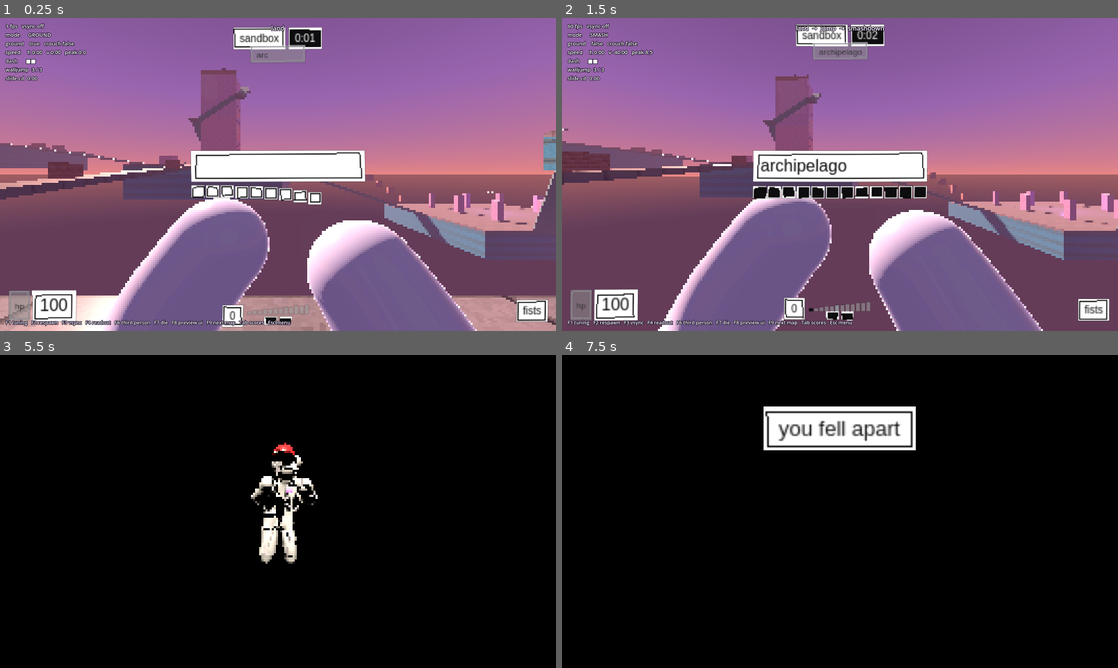
Above: before the commit, frames 1-4 (two rows, left to right).
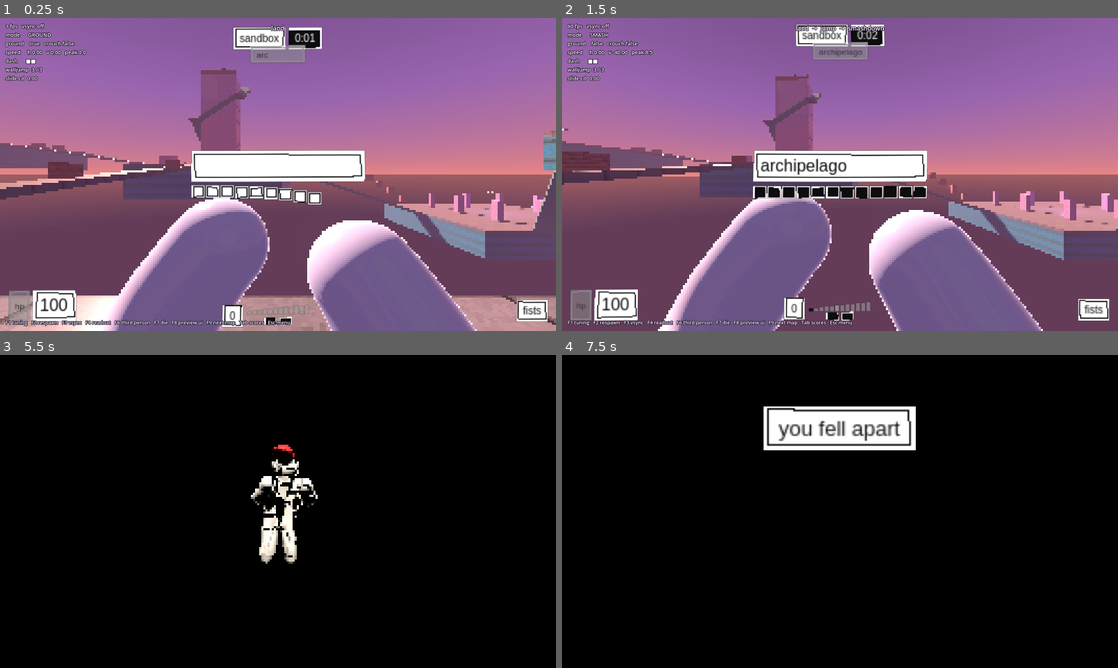
Above: after the commit, the same moments.

Repository: shrimpsooup2/xpl
Game: Godot game, scene res://scenes/maps/archipelago.tscn
Same seed, same stepped clock (60 frames per second), same inputs: the game is played once before the commit and once after it. This scene is started directly instead of the project's main scene.
Inputs (mouse positions are in pixels of both pictures, inside the frame that each line leads up to):
- Up to frame 1 (0.25 s): no input
- Up to frame 2 (1.5 s): move the mouse to (867, 174) at 0.52 s; hold Right mouse button (alt_fire) 0.53-1.28 s; hold W (move_forward) from 0.53 s (still down); click (867, 174) at 0.67 s; tap Space (jump) at 0.77 s; move the mouse to (812, 174) at 1.27 s; tap Ctrl (crouch) at 1.35 s
- Up to frame 3 (5.5 s): keep holding W (move_forward); tap Space (jump) at 1.52, 3.02, 3.77, 4.52 s; move the mouse to (289, 505) at 2.02 s; hold Shift (dash) 2.03-2.78 s; move the mouse to (272, 517) at 2.77 s; click (272, 517) at 2.85 s; move the mouse to (316, 514) at 3.52 s; hold E (interact) 3.53-4.28 s; tap F7 (debug_die) at 4.15 s; move the mouse to (233, 508) at 4.27 s; tap Tab (scoreboard) at 4.35 s; move the mouse to (283, 511) at 5.02 s; hold Q (throw_weapon) from 5.03 s (still down); click (283, 511) at 5.17 s
- Up to frame 4 (7.5 s): move the mouse to (817, 505) at 5.77 s; release W (move_forward) at 5.78 s; release Q (throw_weapon) at 5.78 s; hold D (move_right) 5.78-6.53 s; tap G (use_throwable) at 5.85 s; tap Space (jump) at 6.02, 6.77 s; move the mouse to (867, 511) at 6.52 s; hold 2 (weapon_fists) 6.53-7.28 s; hold W (move_forward) from 6.53 s (still down); move the mouse to (812, 511) at 7.27 s; tap 1 (weapon_primary) at 7.35 s; click (812, 511) at 7.42 s

The runs differ from the first frame. In frame 1, 1.3% of the frame differs, in the area x 1-99%, y 3-99%; in frame 2, 1.4%, in the area x 1-99%, y 2-97%; in frame 3, 0.3%; in frame 4, 0.8%.

Commit message:
The heart becomes a tiny CRT set into the chest
The plain pink sphere is replaced by a small rounded dark TV (about
12 x 10 cm) whose bulging glass glows heart pink, with scanlines and a
pixel heart beating on it (lub-dub). A screen can show things, so it
does:

- the beat: 72 bpm at rest, up to 140 at full speed, racing toward 190
  below 35% health; each thump swells the pixel heart and brightens the
  glass, so the pulse reads even when the set is a few pixels wide;
- a hit tears the picture and it snows; near death it rolls;
- a heartshot switches the set off: the picture squashes to a white-hot
  line, then a dot, then black, and the glass cracks;
- any other death loses the signal to static;
- the set itself pops out of the crumbling body and bounces, still
  showing its ending, and goes back in the chest on respawn.

The hit sphere is unchanged and centred on the set; all the glass that
glows lies inside it seen from the front. The set casts no shadow. It
uses its own ShaderMaterial (no instance uniforms). Dummies' hearts work
the same. Online, clients now take other players' health from the
snapshots (for their hearts), and a client remembers a hit was a
heartshot so the death the server sends next ends the heart right.

Tests: the heart ends the way it died (switched off by a heartshot, the
signal lost otherwise, back on when reassembled), its glass lies inside
the hit sphere, and the beat quickens with speed and races near death.
GDD 1.9 (new 6.4, and 6.1, 6.3, 10.5, 11.3, 11.4).

Co-Authored-By: Claude Opus 5.5 <noreply@anthropic.com>
Claude-Session: https://claude.ai/code/session_01Tj9HxZHYVTVMQ6X4MXNMBu

Diff:
--- a/src/combat/target_dummy.gd
+++ b/src/combat/target_dummy.gd
@@ -84,6 +84,7 @@
 	_bar_shown = move_toward(_bar_shown, 1.0 if health < MAX_HEALTH and not dead else 0.0, delta * 6.0)
 	_bar.visible = _bar_shown > 0.01
 	_bar_fill.scale.x = maxf(health / MAX_HEALTH, 0.001)
+	model.set_health(health / MAX_HEALTH)
 	_bar_fill.position.x = -BAR_WIDTH * 0.5 * (1.0 - _bar_fill.scale.x)
 	var cam := get_viewport().get_camera_3d()
 	if cam and _bar.visible:
@@ -148,6 +149,7 @@
 	_body.process_mode = Node.PROCESS_MODE_DISABLED
 	var attacker: Node3D = hit.get("attacker")
 	var look_from: Vector3 = attacker.global_position if attacker else global_position - (hit.direction as Vector3) * 3.0
+	model.heart_stops(heartshot)
 	model.fall_apart(false, look_from)
 	killed.emit(heartshot)
 	var t := create_tween()
--- a/src/net/puppet.gd
+++ b/src/net/puppet.gd
@@ -58,6 +58,7 @@
 	var ea: Dictionary = a[1]
 	var eb: Dictionary = b[1]
 	var near: Dictionary = eb if t > 0.5 else ea
+	player.health = near.health  # For its heart; the HUD only shows your own.
 	player.apply_puppet((ea.position as Vector3).lerp(eb.position, t), (ea.velocity as Vector3).lerp(eb.velocity, t),
 			lerp_angle(ea.yaw, eb.yaw, t), lerpf(ea.pitch, eb.pitch, t), near.mode, near.flags)
 	while _snaps.size() > 2 and _snaps[1][0] <= _clock:
--- /dev/null
+++ b/src/player/heart_screen.gd
@@ -0,0 +1,175 @@
+class_name HeartScreen
+extends Node3D
+## The heart (GDD §6): a tiny CRT set into the chest, its screen glowing
+## heart pink with a pixel heart beating on it. The beat speeds up with speed
+## and races near death; a hit tears the picture and it snows; near death
+## the picture rolls. Death ends it one of two ways: an ordinary one loses
+## the signal to static, a heartshot switches the set off (the picture
+## collapses to a white-hot line, then a dot, then black) and cracks the
+## glass.
+##
+## Its origin is the heart's hit centre (HitShapes), and the glass fits
+## inside that sphere, so what glows is what counts.
+
+## The set: a rounded box, and the glass on its face.
+const SIZE := Vector3(0.12, 0.096, 0.05)
+const GLASS := Vector2(0.094, 0.0735)
+const CASING_COLOR := Color(0.1, 0.1, 0.12)
+## The set sits this far out from the hit centre, proud of the chest.
+const STAND_OUT := 0.012
+const SHADER := preload("res://src/render/heart_screen.gdshader")
+## Beats per minute: at rest, flat out, and near death.
+const BPM_REST := 72.0
+const BPM_FAST := 140.0
+const BPM_DYING := 190.0
+## Speed (m/s) that counts as flat out, and health below which it races.
+const FAST_SPEED := 14.0
+const DYING_BELOW := 0.35
+const HURT_TIME := 0.35
+const SWITCH_OFF_TIME := 0.45
+const SIGNAL_LOSS_TIME := 0.6
+
+## Its owner's health (0..1) and speed (m/s), kept up to date by the
+## PlayerModel (set_health, animate_movement).
+var health := 1.0
+var speed := 0.0
+var casing: MeshInstance3D
+var screen: MeshInstance3D
+var material: ShaderMaterial
+
+var _phase := 0.0
+var _hurt := 0.0
+## -1 while on; then 0..1 switching off (a heartshot), or losing the signal.
+var _off := -1.0
+var _lost := -1.0
+
+## Shared by every set; the screen's material is each set's own.
+static var _casing_mesh: ArrayMesh
+static var _plastic: StandardMaterial3D
+
+
+func _ready() -> void:
+	casing = MeshInstance3D.new()
+	casing.name = "Casing"
+	casing.mesh = casing_mesh()
+	if _plastic == null:
+		_plastic = StandardMaterial3D.new()
+		_plastic.albedo_color = CASING_COLOR
+		_plastic.roughness = 0.15
+		_plastic.metallic_specular = 0.8
+		_plastic.rim_enabled = true
+		_plastic.rim = 0.2
+	casing.material_override = _plastic
+	casing.cast_shadow = GeometryInstance3D.SHADOW_CASTING_SETTING_OFF
+	casing.position.z = STAND_OUT
+	add_child(casing)
+
+	material = ShaderMaterial.new()
+	material.shader = SHADER
+	material.set_shader_parameter(&"seed", randf())
+	material.set_shader_parameter(&"aspect", GLASS.x / GLASS.y)
+	var quad := QuadMesh.new()
+	quad.size = GLASS
+	screen = MeshInstance3D.new()
+	screen.name = "Screen"
+	screen.mesh = quad
+	screen.material_override = material
+	screen.position.z = STAND_OUT + SIZE.z * 0.5 + 0.0015  # Just proud of the face.
+	screen.cast_shadow = GeometryInstance3D.SHADOW_CASTING_SETTING_OFF
+	add_child(screen)
+	revive()
+
+
+func _process(delta: float) -> void:
+	var fast := clampf(speed / FAST_SPEED, 0.0, 1.0)
+	var bpm := lerpf(BPM_REST, BPM_FAST, fast)
+	if health < DYING_BELOW:
+		bpm = lerpf(bpm, BPM_DYING, 1.0 - health / DYING_BELOW)
+	if _off < 0.0 and _lost < 0.0:
+		_phase = fmod(_phase + delta * bpm / 60.0, 1.0)
+	_hurt = maxf(_hurt - delta / HURT_TIME, 0.0)
+	if _off >= 0.0:
+		_off = minf(_off + delta / SWITCH_OFF_TIME, 1.0)
+	if _lost >= 0.0:
+		_lost = minf(_lost + delta / SIGNAL_LOSS_TIME, 1.0)
+	material.set_shader_parameter(&"beat_phase", _phase if _off < 0.0 and _lost < 0.0 else 0.5)
+	material.set_shader_parameter(&"health", health)
+	material.set_shader_parameter(&"hurt", _hurt)
+	material.set_shader_parameter(&"off", maxf(_off, 0.0))
+	material.set_shader_parameter(&"lost", maxf(_lost, 0.0))
+
+
+## A hit: the picture tears and snows for a moment.
+func hurt() -> void:
+	_hurt = 1.0
+
+
+## Its owner died: through the heart it switches off and the glass cracks;
+## otherwise the signal's lost.
+func stop(heartshot: bool) -> void:
+	if _off >= 0.0 or _lost >= 0.0:
+		return
+	if heartshot:
+		_off = 0.0
+		material.set_shader_parameter(&"crack", 1.0)
+	else:
+		_lost = 0.0
+
+
+## Back on, beating, the glass whole.
+func revive() -> void:
+	_off = -1.0
+	_lost = -1.0
+	_hurt = 0.0
+	health = 1.0
+	_phase = randf()
+	material.set_shader_parameter(&"crack", 0.0)
+	material.set_shader_parameter(&"seed", randf())
+
+
+## &"on", &"off" (switched off by a heartshot) or &"lost" (the signal lost).
+func ending() -> StringName:
+	if _off >= 0.0:
+		return &"off"
+	return &"lost" if _lost >= 0.0 else &"on"
+
+
+## Where it is in the current beat (0..1).
+func beat() -> float:
+	return _phase
+
+
+## A rounded box (a superellipsoid), shared by every set.
+static func casing_mesh() -> ArrayMesh:
+	if _casing_mesh:
+		return _casing_mesh
+	const RINGS := 12
+	const SEGMENTS := 24
+	const ROUND := 0.28  # 1: an ellipsoid; toward 0: a box.
+	var half := SIZE * 0.5
+	var st := SurfaceTool.new()
+	st.begin(Mesh.PRIMITIVE_TRIANGLES)
+	var point := func(eta: float, omega: float) -> Vector3:
+		var ce := _signed_pow(cos(eta), ROUND)
+		return Vector3(half.x * ce * _signed_pow(cos(omega), ROUND), half.y * _signed_pow(sin(eta), ROUND),
+				half.z * ce * _signed_pow(sin(omega), ROUND))
+	for r in RINGS:
+		var e0 := -PI * 0.5 + PI * r / RINGS
+		var e1 := -PI * 0.5 + PI * (r + 1) / RINGS
+		for s in SEGMENTS:
+			var o0 := TAU * s / SEGMENTS
+			var o1 := TAU * (s + 1) / SEGMENTS
+			var a: Vector3 = point.call(e0, o0)
+			var b: Vector3 = point.call(e0, o1)
+			var c: Vector3 = point.call(e1, o1)
+			var d: Vector3 = point.call(e1, o0)
+			for v: Vector3 in [a, c, b, a, d, c]:
+				st.add_vertex(v)
+	st.index()
+	st.generate_normals()
+	_casing_mesh = st.commit()
+	return _casing_mesh
+
+
+static func _signed_pow(x: float, e: float) -> float:
+	return signf(x) * pow(absf(x), e)
--- a/src/player/player.gd
+++ b/src/player/player.gd
@@ -315,6 +315,8 @@
 func show_hurt(new_health: float, amount: float, point: Vector3, direction: Vector3, zone: StringName, part: StringName,
 		heartshot: bool, numbers := false) -> void:
 	health = new_health
+	# So a death the server sends next knows how it went (the heart's ending).
+	_last_hit = {"attacker": null, "weapon": null, "heartshot": heartshot, "time": Time.get_ticks_msec()}
 	health_changed.emit(health)
 	if numbers:
 		DamageNumber.add(get_parent(), self, point, amount, &"heart" if heartshot else zone)
@@ -414,6 +416,7 @@
 	model.visible = true
 	if viewmodel:
 		viewmodel.visible = false
+	model.heart_stops(info.heartshot)
 	killed.emit(info)
 	died.emit()
 	if death:
@@ -570,6 +573,7 @@
 	var pos := _prev_position.lerp(_curr_position, f) + _correction
 	model.follow(pos, yaw)
 	model.animate_movement(state, velocity)
+	model.set_health(health / max_health)
 	model.aim(pitch, weapons.current.is_fists())
 
 	var smooth := v.camera_smoothing
--- a/src/player/player_model.gd
+++ b/src/player/player_model.gd
@@ -84,7 +84,9 @@
 var anim: AnimationPlayer
 var skeleton: Skeleton3D
 var body: MeshInstance3D
-var heart: MeshInstance3D
+## The heart: a tiny CRT in the chest (HeartScreen). Its origin is the
+## heart's hit centre.
+var heart: HeartScreen
 var layers: BodyLayers
 var hits: HitShapes
 ## The weapon in its hands (third person), or null.
@@ -106,7 +108,8 @@
 var _fall_tween: Tween
 var _body_material := StandardMaterial3D.new()
 var _cut_material := StandardMaterial3D.new()
-var _heart_material := StandardMaterial3D.new()
+var _heart_mount: BoneAttachment3D
+var _heart_rest := Transform3D.IDENTITY
 var _fragment_physics := PhysicsMaterial.new()
 var _aim_pitch := 0.0
 var _aim_yaw := 0.0
@@ -135,10 +138,6 @@
 	_body_material.rim = 0.3
 	_cut_material.albedo_color = CUT_COLOR
 	_cut_material.roughness = 0.6
-	_heart_material.albedo_color = HEART_COLOR
-	_heart_material.emission_enabled = true
-	_heart_material.emission = HEART_COLOR
-	_heart_material.emission_energy_multiplier = 2.5
 	_fragment_physics.bounce = 0.25
 	_fragment_physics.friction = 0.9
 
@@ -177,6 +176,7 @@
 	if _falling:
 		return
 	var speed := Vector2(velocity.x, velocity.z).length()
+	heart.speed = speed
 	var clip := ANIM_IDLE
 	var rate := 1.0
 	match state.mode:
@@ -335,6 +335,7 @@
 func react_to_hit(part: StringName, point: Vector3, direction: Vector3, strength: float) -> void:
 	if _falling:
 		return
+	heart.hurt()
 	var s := clampf(sqrt(maxf(strength, 0.0)), 0.35, 1.4)
 	var dir := direction.normalized()
 	var clip_weight := clampf(0.45 + s * 0.4, 0.0, 1.0)
@@ -510,13 +511,19 @@
 	if _fall_tween:
 		_fall_tween.kill()
 		_fall_tween = null
+	if heart.get_parent() != _heart_mount:
+		heart.reparent(_heart_mount, false)  # Before the fragment carrying it goes.
 	for f in _fragments:
 		if is_instance_valid(f):
 			f.queue_free()
 	_fragments.clear()
 	_rig.position = Vector3.ZERO
 	body.visible = true
+	if heart.get_parent() != _heart_mount:
+		heart.reparent(_heart_mount, false)  # Out of the fragment that carried it.
+	heart.transform = _heart_rest
 	heart.visible = true
+	heart.revive()
 	_falling = false
 	anim.speed_scale = 1.0
 	anim.play(ANIM_IDLE)
@@ -642,7 +649,18 @@
 	_pop_hat(look_from)
 
 
-## The heart pops out and bounces toward whoever is watching.
+## Its owner's health (0..1), for the heart's beat and picture.
+func set_health(fraction: float) -> void:
+	heart.health = clampf(fraction, 0.0, 1.0)
+
+
+## Its owner died: the heart switches off (a heartshot) or loses its signal.
+func heart_stops(heartshot: bool) -> void:
+	heart.stop(heartshot)
+
+
+## The heart pops out and bounces toward whoever is watching, still showing
+## how it ended.
 func _pop_heart(look_from: Vector3) -> void:
 	var toward := look_from - heart.global_position
 	toward.y = 0.0
@@ -654,19 +672,15 @@
 	piece.physics_material_override.bounce = 0.6
 	piece.mass = 0.2
 	var col := CollisionShape3D.new()
-	var sphere := SphereShape3D.new()
-	sphere.radius = BodyShape.HEART_RADIUS
-	col.shape = sphere
+	var box := BoxShape3D.new()
+	box.size = HeartScreen.SIZE
+	col.shape = box
 	piece.add_child(col)
-	var mi := MeshInstance3D.new()
-	mi.mesh = heart.mesh
-	mi.material_override = _heart_material
-	piece.add_child(mi)
 	_fragment_parent().add_child(piece)
-	piece.global_position = heart.global_position
+	piece.global_transform = heart.global_transform
+	heart.reparent(piece, true)
 	piece.linear_velocity = toward * 2.4 + Vector3.UP * 3.8
 	piece.angular_velocity = Vector3(randf(), randf(), randf()) * 6.0
-	heart.visible = false
 	_fragments.append(piece)
 
 
@@ -689,21 +703,15 @@
 func _build_heart() -> void:
 	var bone := skeleton.find_bone(BodyShape.HEART_BONE)
 	var rest := skeleton.get_bone_global_rest(bone)
-	var attach := BoneAttachment3D.new()
-	attach.bone_name = BodyShape.HEART_BONE
-	skeleton.add_child(attach)
-	var sphere := SphereMesh.new()
-	sphere.radius = BodyShape.HEART_RADIUS
-	sphere.height = BodyShape.HEART_RADIUS * 2.0
-	sphere.radial_segments = 12
-	sphere.rings = 6
-	heart = MeshInstance3D.new()
+	_heart_mount = BoneAttachment3D.new()
+	_heart_mount.name = "HeartMount"
+	_heart_mount.bone_name = BodyShape.HEART_BONE
+	skeleton.add_child(_heart_mount)
+	heart = HeartScreen.new()
 	heart.name = "Heart"
-	heart.mesh = sphere
-	heart.material_override = _heart_material
-	var xform := Transform3D(Basis.from_scale(Vector3(1.0, 1.0, 0.8)), rest.origin + BodyShape.HEART_OFFSET)
-	heart.transform = rest.affine_inverse() * xform
-	attach.add_child(heart)
+	_heart_rest = rest.affine_inverse() * Transform3D(Basis.IDENTITY, rest.origin + BodyShape.HEART_OFFSET)
+	heart.transform = _heart_rest
+	_heart_mount.add_child(heart)
 
 
 static func _combined_for(index: int) -> Dictionary:
--- /dev/null
+++ b/src/render/heart_screen.gdshader
@@ -0,0 +1,135 @@
+shader_type spatial;
+// The heart's screen (HeartScreen): a tiny CRT glowing heart pink, with a
+// pixel heart beating on it. Coarse pixels behind scanlines on bulging
+// glass. Hurt, the picture tears and snows; near death it rolls; an
+// ordinary death loses the signal to static; a heartshot switches the set
+// off (the picture collapses to a bright line, then a dot, then black) and
+// cracks the glass.
+render_mode cull_back, specular_schlick_ggx;
+
+uniform vec3 pink : source_color = vec3(1.0, 0.22, 0.42);
+uniform float energy = 2.6;
+// 0..1 through the current beat: the "lub" at 0, the "dub" just after.
+uniform float beat_phase = 0.0;
+uniform float health = 1.0;
+// 1 just after a hit, easing to 0.
+uniform float hurt = 0.0;
+// Heartshot: 0 on .. 1 switched off.
+uniform float off = 0.0;
+// Ordinary death: 0 .. 1 all static.
+uniform float lost = 0.0;
+uniform float crack = 0.0;
+uniform float seed = 0.0;
+// The glass's width over its height.
+uniform float aspect = 1.28;
+
+const vec2 GRID = vec2(13.0, 10.0);
+// A pixel heart, 7 wide and 6 tall, top row first: .XX.XX. XXXXXXX
+// XXXXXXX .XXXXX. ..XXX.. ...X...
+const int HEART[6] = int[6](54, 127, 127, 62, 28, 8);
+
+float hash(vec2 p) {
+	return fract(sin(dot(p, vec2(127.1, 311.7)) + seed * 17.0) * 43758.5453);
+}
+
+bool in_heart(ivec2 q) {
+	if (q.x < 0 || q.x > 6 || q.y < 0 || q.y > 5) {
+		return false;
+	}
+	return ((HEART[q.y] >> (6 - q.x)) & 1) == 1;
+}
+
+// The two thumps of a heartbeat, 0..1.
+float thump(float t) {
+	float lub = exp(-pow(t / 0.06, 2.0));
+	float dub = 0.7 * exp(-pow((t - 0.24) / 0.06, 2.0));
+	return max(lub, dub);
+}
+
+// Distance from p to the segment a-b.
+float segment(vec2 p, vec2 a, vec2 b) {
+	vec2 ab = b - a;
+	float h = clamp(dot(p - a, ab) / dot(ab, ab), 0.0, 1.0);
+	return length(p - a - ab * h);
+}
+
+void fragment() {
+	// Centred, -1..1 each way, bulging like a tube's face.
+	vec2 c = UV * 2.0 - 1.0;
+	c *= 1.0 + 0.07 * dot(c, c);
+	// The glass is a rounded rectangle; the set's plastic shows past it.
+	vec2 corner = max(abs(c) - vec2(0.72), 0.0);
+	if (length(corner) > 0.28) {
+		discard;
+	}
+
+	float t = TIME;
+	float beat = thump(beat_phase);
+	vec3 col = vec3(0.0);
+	float lit = 1.0;
+
+	// Switching off: the picture squashes to a line, then the line to a dot.
+	float squash_y = mix(1.0, 0.015, smoothstep(0.0, 0.45, off));
+	float squash_x = mix(1.0, 0.02, smoothstep(0.45, 0.8, off));
+	vec2 pc = c / vec2(squash_x, squash_y);
+	if (abs(pc.x) > 1.0 || abs(pc.y) > 1.0) {
+		lit = 0.0;
+	}
+
+	// Tearing when hit, rolling when nearly dead.
+	float weak = clamp(1.0 - health, 0.0, 1.0);
+	pc.x += hurt * 0.12 * sin(pc.y * 23.0 + t * 70.0) * step(0.5, hash(vec2(floor(pc.y * 6.0), floor(t * 30.0))));
+	pc.y = fract((pc.y * 0.5 + 0.5) + pow(weak, 3.0) * t * 0.35) * 2.0 - 1.0;
+
+	vec2 cell = floor((pc * 0.5 + 0.5) * GRID);
+	// The heart sits in the middle of the grid (x 3..9, y 2..7 from the top).
+	ivec2 q = ivec2(int(cell.x) - 3, int(cell.y) - 2);
+	bool heart = in_heart(q);
+	bool ring = false;
+	if (!heart && beat > 0.35) {
+		// On each thump the heart swells by a pixel all round.
+		for (int dy = -1; dy <= 1; dy++) {
+			for (int dx = -1; dx <= 1; dx++) {
+				ring = ring || in_heart(q + ivec2(dx, dy));
+			}
+		}
+	}
+	vec3 back = pink * (0.55 + 0.2 * beat);
+	vec3 front = mix(pink * 1.35, vec3(1.0, 0.85, 0.9) * 1.6, beat * 0.7);
+	col = heart ? front : (ring ? pink * (1.0 + 0.4 * beat) : back);
+
+	// Snow: a little when hurt, more near death, all of it when the signal's lost.
+	float snow = max(max(lost, hurt * 0.6), weak * weak * 0.35 * step(0.4, hash(vec2(floor(t * 12.0), 3.0))));
+	float n = hash(cell + floor(t * 30.0) * vec2(1.7, 9.2));
+	col = mix(col, vec3(n) * mix(pink, vec3(1.0), 0.5) * 0.9, snow);
+
+	// Scanlines and a soft edge, like a real tube.
+	// (Faded out once they're too fine to draw, so they never shimmer.)
+	float line_width = fwidth(UV.y) * GRID.y * 3.0;
+	float lines = 1.0 - 0.22 * (1.0 - smoothstep(0.25, 0.6, line_width)) * (0.5 - 0.5 * sin((UV.y * GRID.y * 3.0) * 6.2832));
+	col *= lines * (1.0 - 0.35 * dot(c, c) * 0.5);
+
+	// The collapsing line and dot burn white-hot as they shrink.
+	col = mix(col, vec3(1.0, 0.95, 0.97) * 3.0, smoothstep(0.1, 0.45, off) * lit);
+	col *= lit * (1.0 - smoothstep(0.85, 1.0, off));
+
+	// A heartshot's cracks: rays from where it went in, catching the light.
+	float cracks = 0.0;
+	if (crack > 0.0) {
+		vec2 hit = vec2(hash(vec2(seed, 1.0)) - 0.5, hash(vec2(seed, 2.0)) - 0.5) * 0.6;
+		for (int i = 0; i < 7; i++) {
+			float a = float(i) * 0.9 + hash(vec2(seed, float(i))) * 1.4;
+			vec2 dir = vec2(cos(a), sin(a) * aspect);
+			vec2 mid = hit + dir * 0.45 + vec2(hash(vec2(float(i), seed)) - 0.5) * 0.25;
+			float d = min(segment(c, hit, mid), segment(c, mid, mid + dir * 0.7));
+			cracks = max(cracks, 1.0 - smoothstep(0.0, 0.03, d));
+		}
+		cracks *= crack;
+	}
+
+	float glow = energy * (0.85 + 0.3 * beat);
+	ALBEDO = vec3(0.02) + vec3(0.5) * cracks;
+	EMISSION = col * glow;
+	ROUGHNESS = mix(0.06, 0.4, cracks);
+	SPECULAR = 0.9;
+}
--- a/tests/combat_tests.gd
+++ b/tests/combat_tests.gd
@@ -151,8 +151,34 @@
 	await fire_once()
 	await settle_shots()
 	check(dummy.dead, "one heartshot kills")
+	check(dummy.model.heart.ending() == &"off", "and switches its heart off")
 	check(confirmed.size() == 1 and confirmed[0].get("heartshot", false), "the shooter hears it was a heartshot")
 	check(player.weapons.ammo == 11, "one round spent (%d left)" % player.weapons.ammo)
+
+
+func test_the_heart_is_a_tiny_tv_that_ends_the_way_it_died() -> void:
+	var heart: HeartScreen = dummy.model.heart
+	check(heart.ending() == &"on" and heart.is_visible_in_tree(), "on, and showing")
+	check((HeartScreen.GLASS * 0.5).length() < HitShapes.HEART_RADIUS, "all the glass that glows is inside the heart's hit sphere")
+	check(heart.casing.cast_shadow == GeometryInstance3D.SHADOW_CASTING_SETTING_OFF, "it casts no shadow down the chest")
+	# The beat: quicker at speed, racing near death.
+	var rate := func(speed: float, health: float) -> float:
+		heart.speed = speed
+		heart.health = health
+		var from := heart.beat()
+		heart._process(0.05)
+		return fposmod(heart.beat() - from, 1.0) / 0.05 * 60.0
+	var rest: float = rate.call(0.0, 1.0)
+	var fast: float = rate.call(HeartScreen.FAST_SPEED, 1.0)
+	var dying: float = rate.call(0.0, 0.05)
+	near(rest, HeartScreen.BPM_REST, 1.0, "resting beats per minute")
+	check(fast > rest + 30.0 and dying > fast, "faster at speed (%d), racing near death (%d)" % [fast, dying])
+	# A death through the body loses the signal; back together, it's on again.
+	dummy.take_hit({"damage": 500.0, "zone": &"body", "part": &"chest", "point": heart.global_position,
+			"normal": Vector3.BACK, "direction": Vector3.FORWARD, "heartshot": false, "attacker": null})
+	check(dummy.dead and heart.ending() == &"lost", "killed through the body: the signal's lost")
+	dummy.model.reassemble()
+	check(heart.ending() == &"on" and heart.get_parent().name == &"HeartMount", "back together: on again, in the chest")
 
 
 func test_automatic_guns_cannot_heartshot() -> void:
--- a/tests/player_tests.gd
+++ b/tests/player_tests.gd
@@ -643,6 +643,8 @@
 	check(not player.is_dead, "alive after respawn")
 	check(player.model.fragments().is_empty(), "no fragments after respawn (%d)" % player.model.fragments().size())
 	check(player.model.body.visible and player.model.heart.visible, "body and heart back")
+	check(player.model.heart.ending() == &"on" and player.model.heart.get_parent().name == &"HeartMount",
+			"the heart back in the chest and on")
 	await run(cmd(Vector2(0, 1)), 30)
 	check(hspeed() > 5.0, "can move again after respawn")
 
Not shown, added: src/player/heart_screen.gd.uid
Not shown, added: src/render/heart_screen.gdshader.uid
Not shown, changed: README.md
Not shown, changed: docs/GDD.md
